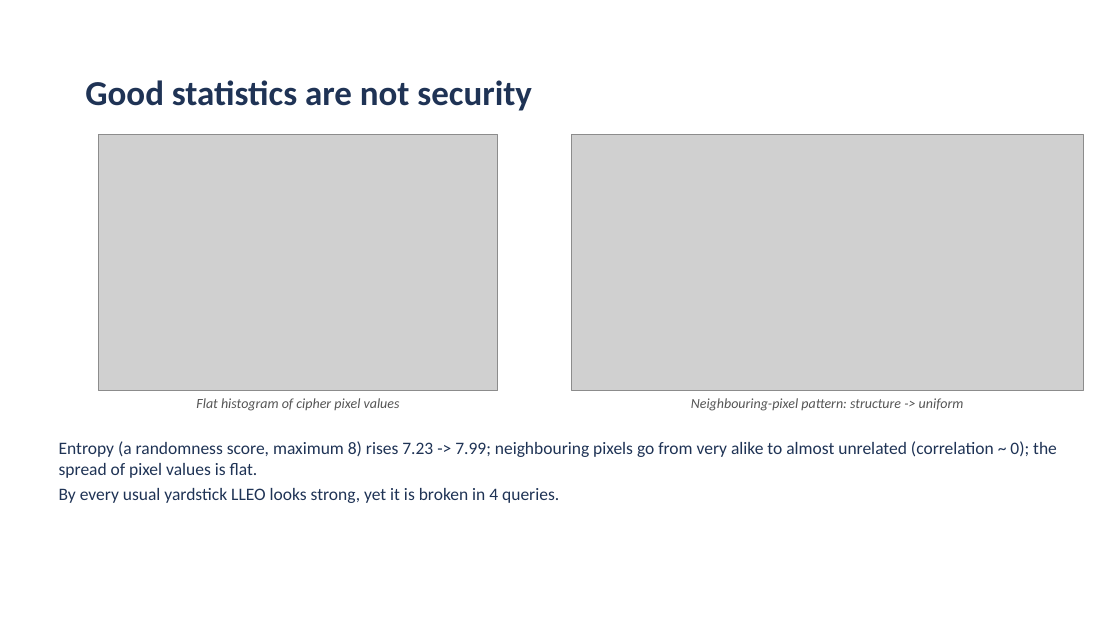
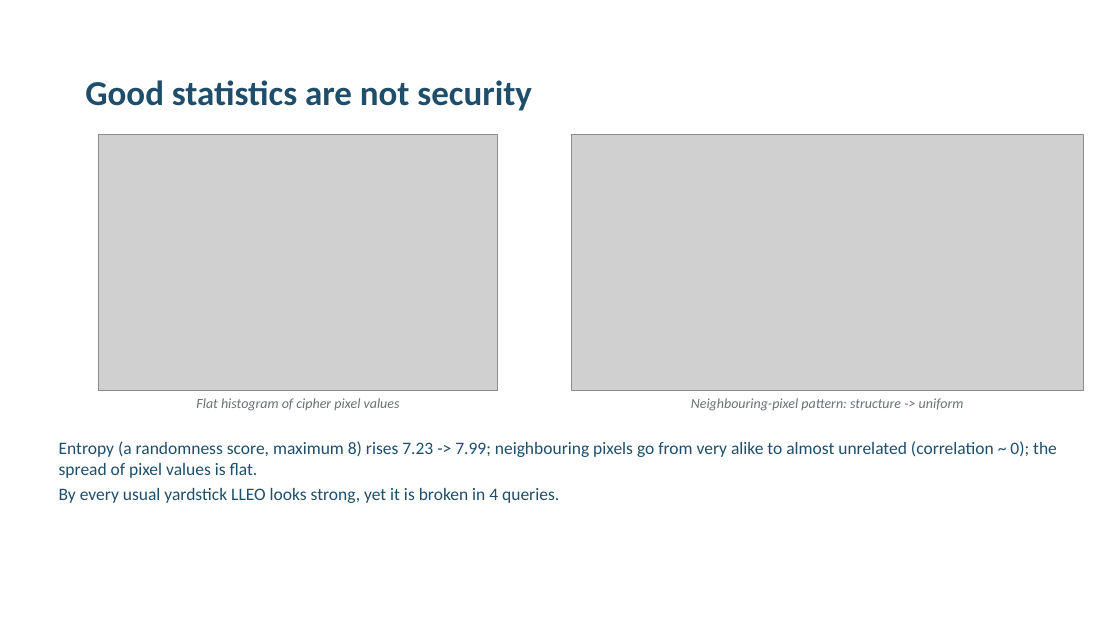
Before and after one commit to aiparallel0/chaoscrypt, a slide deck: slide 8 of papers/paper1-chaos-cpa/presentation.pptx. Drawn at 1120x630 pixels with LibreOffice and Linux fonts; fonts in the diff are those of the drawing; grey boxes stand for pictures; background and template pictures are left out. Boxes give left, top, right and bottom in pixels: in the first picture for what was removed or moved away, otherwise in the second. Text is boxed around its words. In the diff, an @@ line names an element or a change of style, - is before the commit and + after.

```diff
--- a/papers/paper1-chaos-cpa/presentation.pptx
+++ b/papers/paper1-chaos-cpa/presentation.pptx
@@ title "Good statistics are not security" at (85,80,532,111): text colour #1F3355 to #1F4E6B @@
@@ text "Flat histogram of cipher pixel ..." at (196,398,400,411): text colour #555555 to #6B7079 @@
@@ text "Neighbouring-pixel pattern: structure -> uniform" at (691,398,964,411): text colour #555555 to #6B7079 @@
@@ text "Entropy (a randomness score, maximum ..." at (59,441,1057,503): text colour #1F3355 to #1F4E6B @@
```
Also in this commit, not shown: 17 other slides changed, 2 other files.
